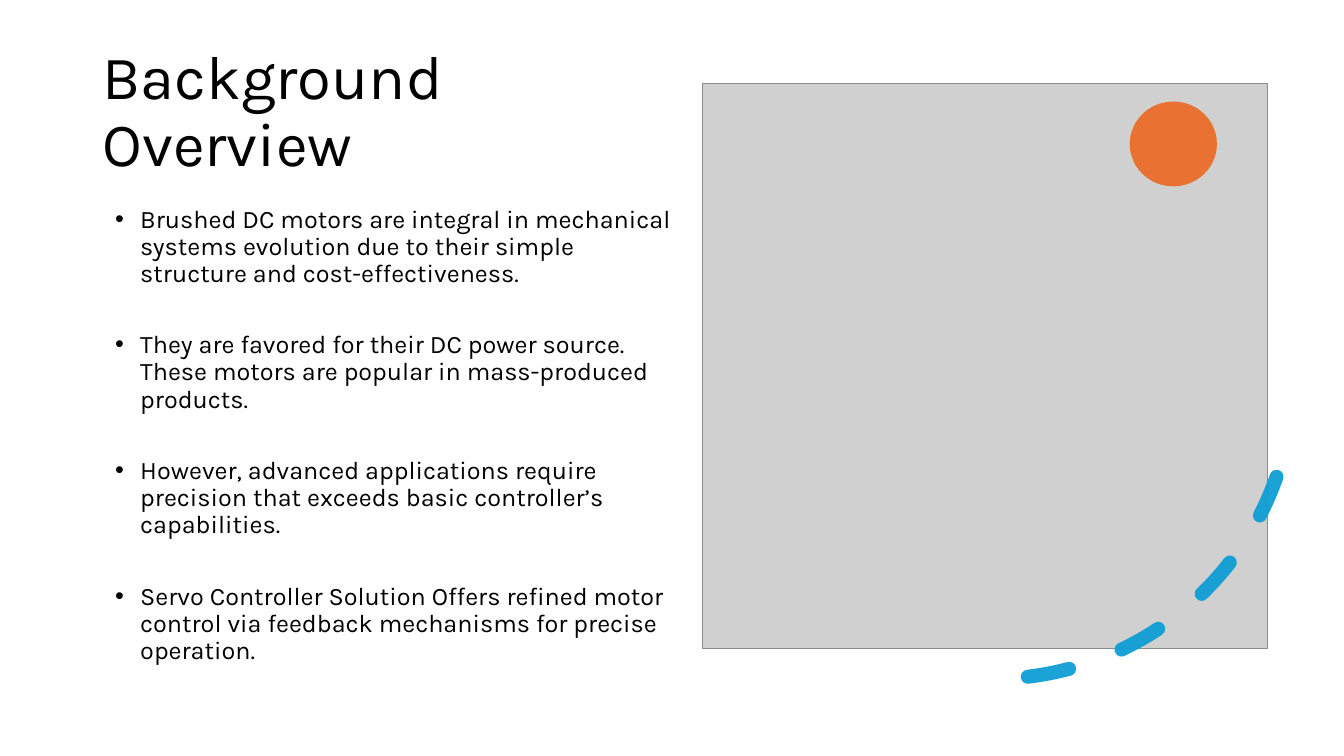
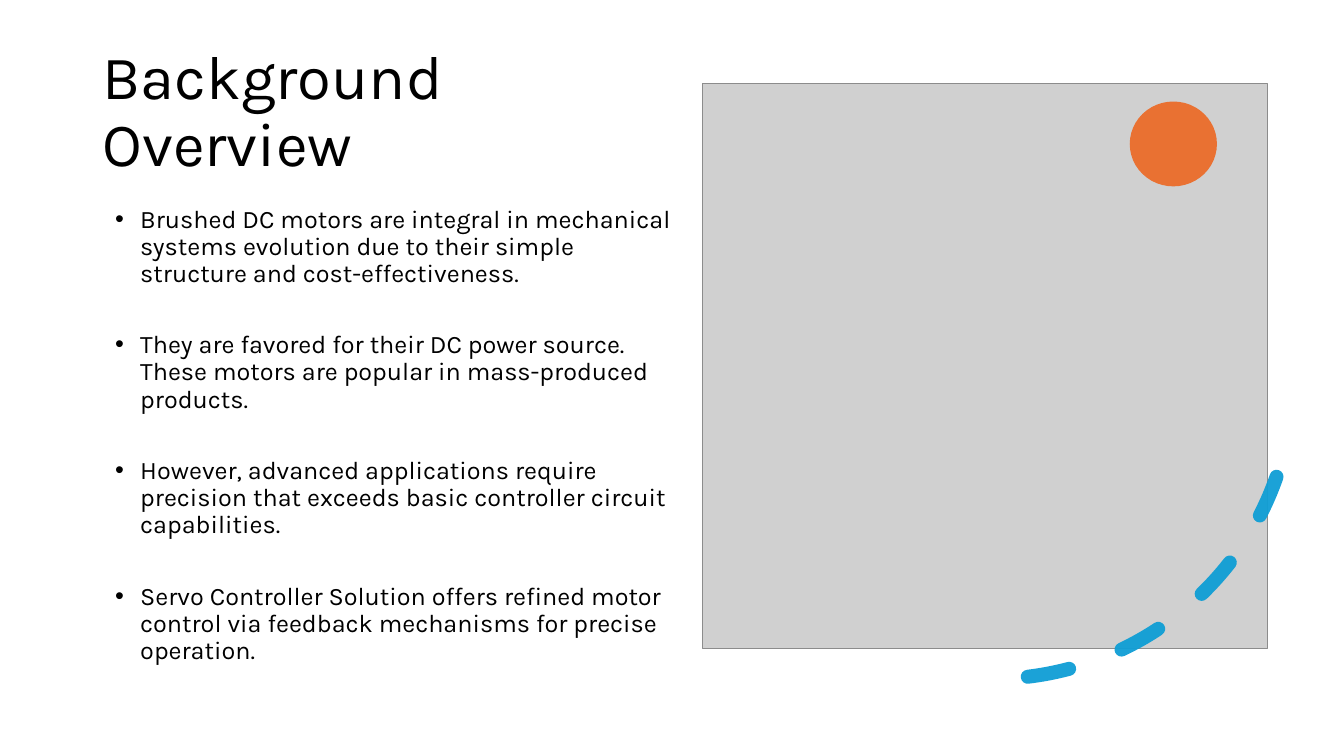
Before and after one commit to BashirAbu/FYP, a slide deck: slide 3 of FYP_1/presentation/FYP1.pptx. Drawn at 1344x756 pixels with LibreOffice and Linux fonts; fonts in the diff are those of the drawing; grey boxes stand for pictures. Boxes give left, top, right and bottom in pixels: in the first picture for what was removed or moved away, otherwise in the second. Text is boxed around its words. In the diff, an @@ line names an element or a change of style, - is before the commit and + after.

```diff
--- a/FYP_1/presentation/FYP1.pptx
+++ b/FYP_1/presentation/FYP1.pptx
@@ text at [140, 461, 666, 665]: text changed @@
-• However, advanced applications require precision that exceeds basic controller’s capabilities.
-• Servo Controller Solution Offers refined motor control via feedback mechanisms for precise operation.
+• However, advanced applications require precision that exceeds basic controller circuit capabilities.
+• Servo Controller Solution offers refined motor control via feedback mechanisms for precise operation.
```
Also in this commit, not shown: 10 other slides changed, 1 slide removed, 2 other files.
